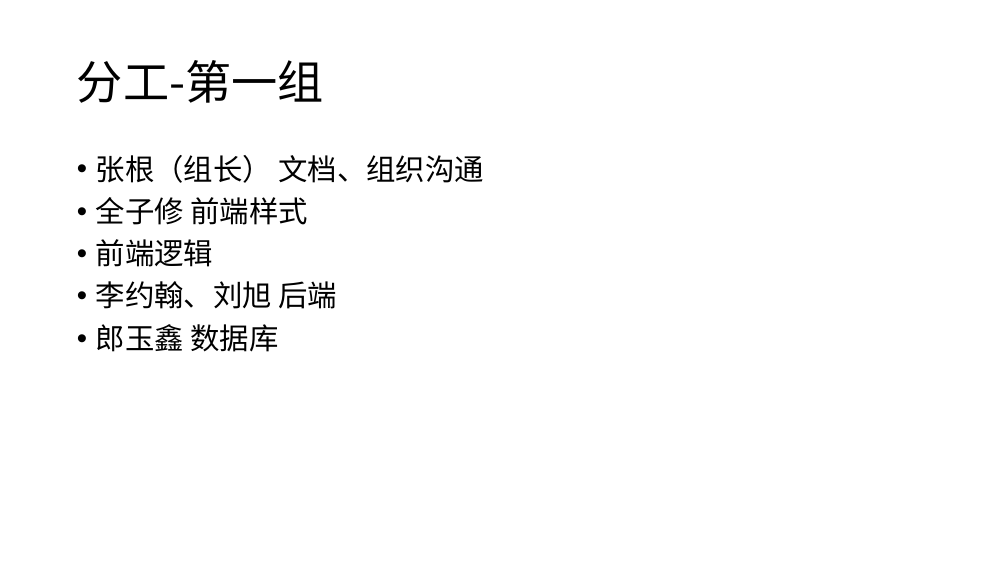
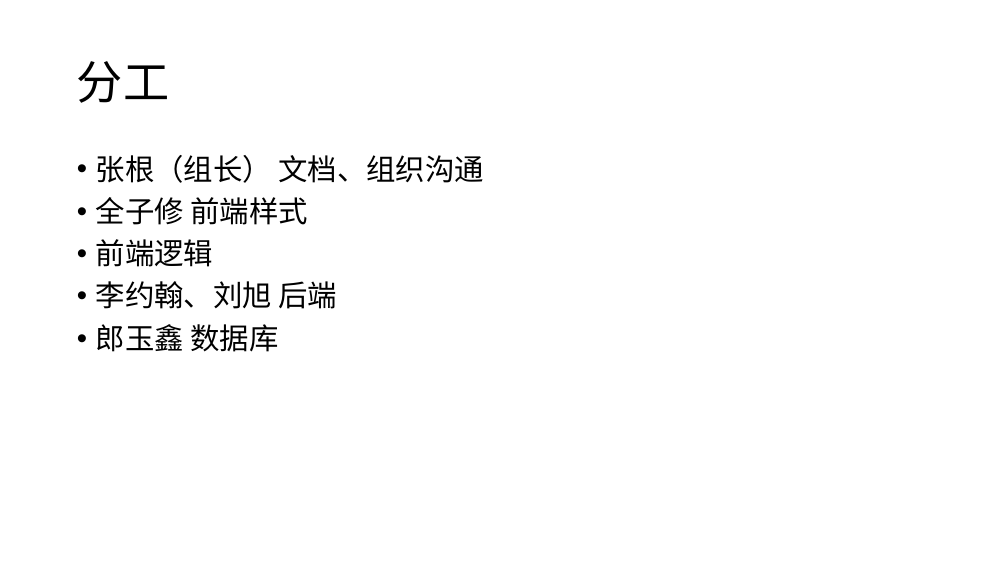
Before and after one commit to daxuliu/softwarelearn, a slide deck: slide 2 of 文档/项目展示-1.pptx. Drawn at 1008x567 pixels with LibreOffice and Linux fonts; fonts in the diff are those of the drawing. Boxes give left, top, right and bottom in pixels: in the first picture for what was removed or moved away, otherwise in the second. Text is boxed around its words. In the diff, an @@ line names an element or a change of style, - is before the commit and + after.

```diff
--- a/文档/项目展示-1.pptx
+++ b/文档/项目展示-1.pptx
@@ title at (77, 61, 169, 103): text changed @@
-分工-第一组
+分工
```
Also in this commit, not shown: 1 other file.
